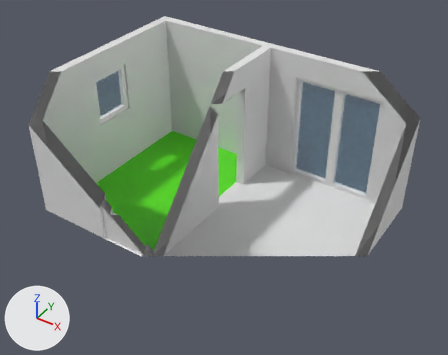
A saved change to the Blender file examples/house/simplehouse.blend.
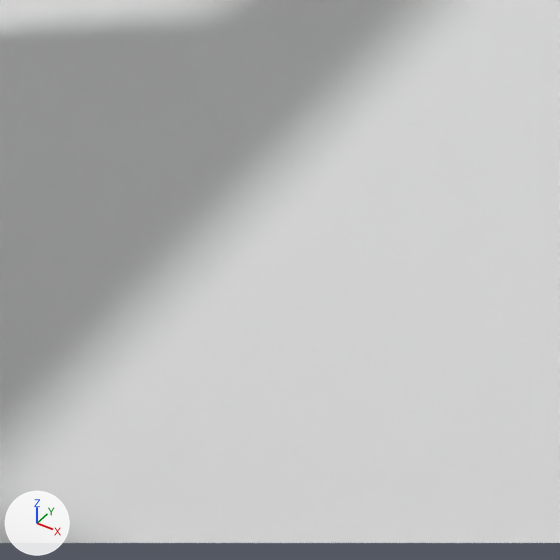
Old and new are each drawn whole from a 50 mm camera at (12.99, -17.82, 16.7) aimed at (1.2, -0.34, 1.96) and again close up on the part from 56% to 70% of the width and 56% to 73% of the height. Arrows for +X, +Y and +Z are at lower left; the lights stay in place. Everything nearer to the camera than a plane just in front of the edit is cut away.

The scene before the commit, as lines of its bpy script (objects in view):
```python
me_cube = bpy.data.meshes.new('Cube')
me_cube.from_pydata(...)  # 216 vertices, 219 faces; spans x -1.4..11.4, y -7.4..1.4, z -1.0..5.0
# faces by material slot: [103, 2, 1, 63, 25, 25]
me_cube.materials.append(mat_material)  # its picture is missing
me_cube.materials.append(mat_floor_livingroom)  # its picture is missing
me_cube.materials.append(mat_floor_hallway)  # its picture is missing
me_cube.materials.append(mat_wall_brick)  # its picture is missing
me_cube.materials.append(mat_wall_livingroom)  # its picture is missing
me_cube.materials.append(mat_wall_hallway)  # its picture is missing
ob_building = bpy.data.objects.new('Building', me_cube)
ob_building.location = (-4.0, 3.0, 1.016)
```
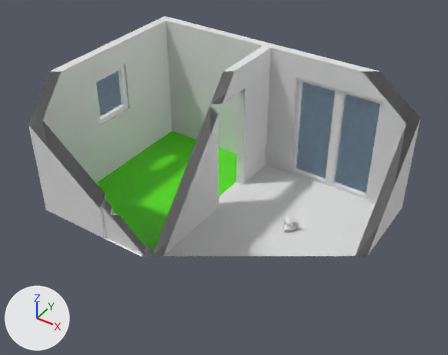
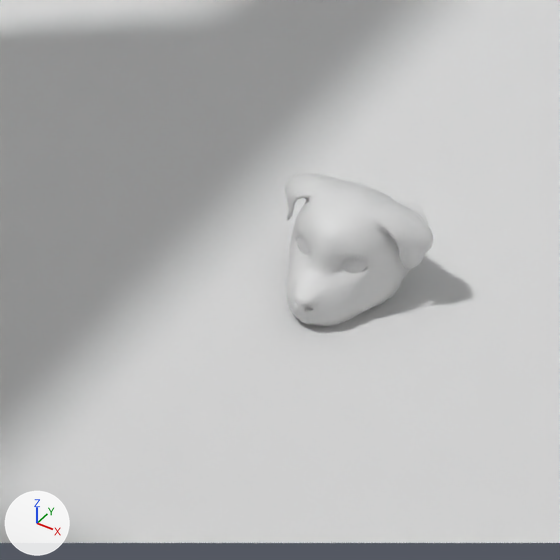
What the commit changed:
Material 'None' (mat_none) is new.
Its base color is (0.8, 0.8, 0.8) (white #e7e7e7).
Mesh me_dog is new.
It has 3442 vertices, 3394 faces and spans x -1.11..1.11, y 0.0..4.48, z -5.85..-0.02.
It uses material mat_none (its picture is missing).
Object 'dog' (ob_dog) is new; it shows me_dog.
Its location is (4.0, 0.0, -1.0).
Its rotation in degrees is (90, 0, 0).
Its scale is (0.338, 0.338, 0.338).

Location of each change, [x1, y1, x2, y2] in pixels of the close-ups (560 x 560 px):
'dog', added
    after: [285, 174, 434, 327]
